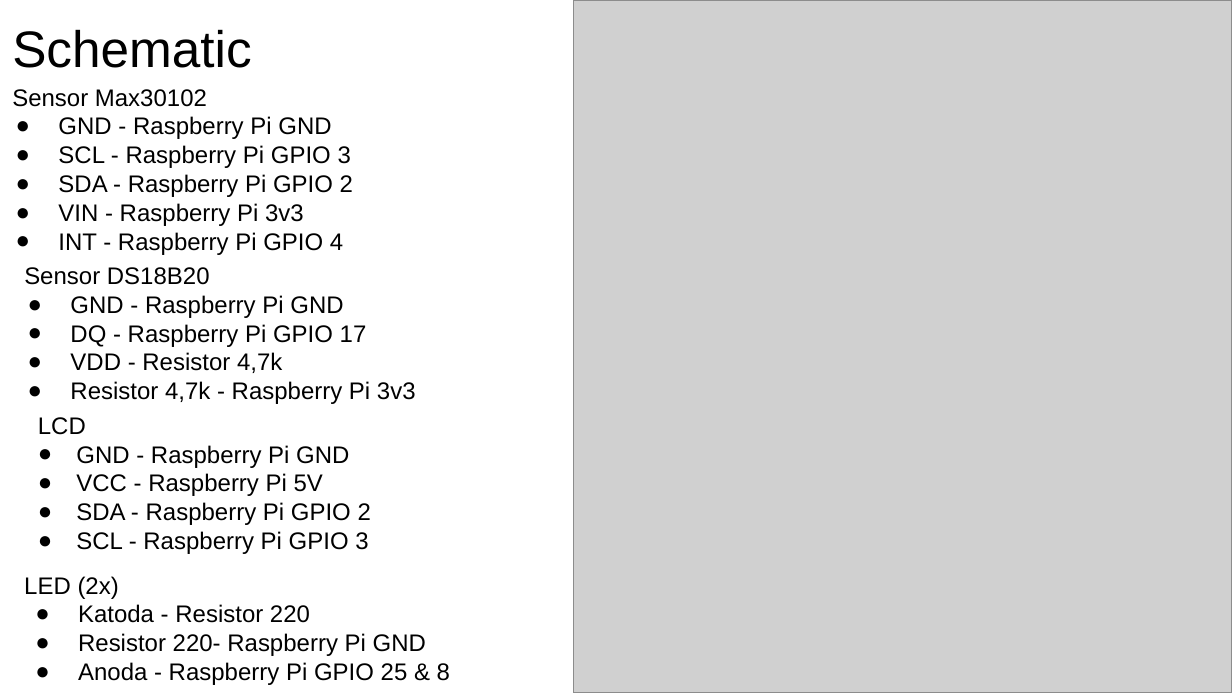
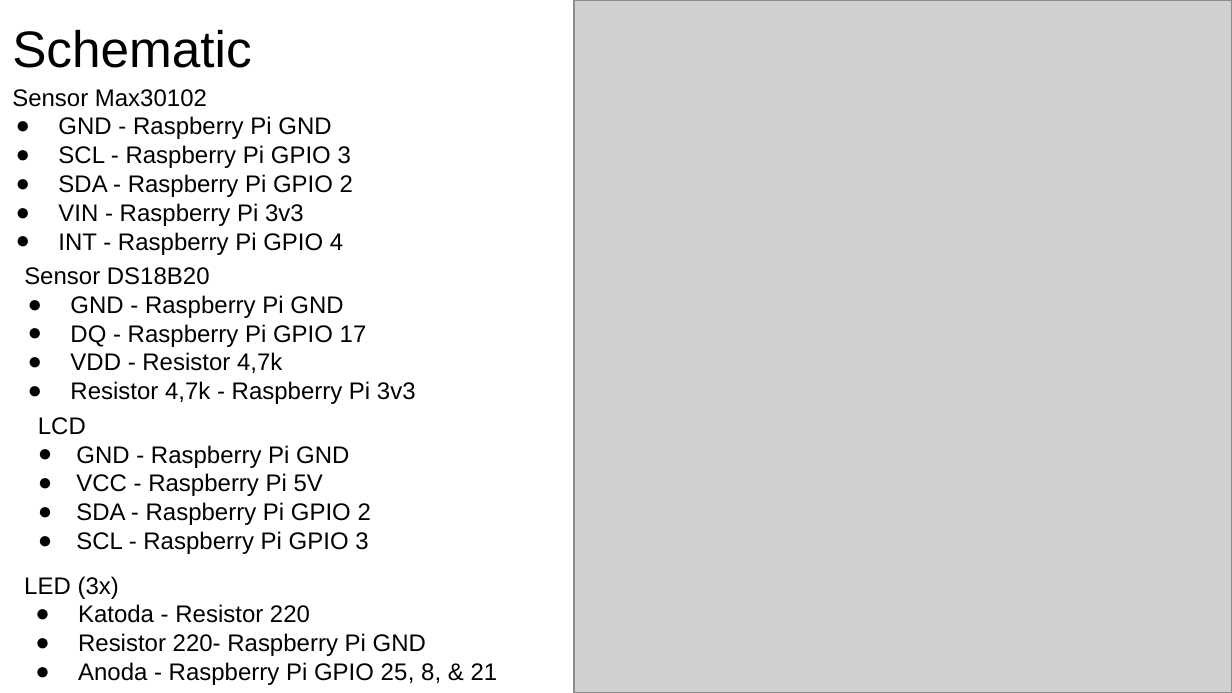
Before and after one commit to MuhammadNauvalDwiAfandi/DiagnosisByTouch, a slide deck: slide 3 of Design/Product Design - Kelompok 1 Pamekasan.pptx. Drawn at 1232x693 pixels with LibreOffice and Linux fonts; fonts in the diff are those of the drawing; grey boxes stand for pictures. Boxes give left, top, right and bottom in pixels: in the first picture for what was removed or moved away, otherwise in the second. Text is boxed around its words. In the diff, an @@ line names an element or a change of style, - is before the commit and + after.

```diff
--- a/Design/Product Design - Kelompok 1 Pamekasan.pptx
+++ b/Design/Product Design - Kelompok 1 Pamekasan.pptx
@@ text at bbox=[24, 576, 119, 599]: text changed @@
-LED (2x)
+LED (3x)
@@ text at bbox=[78, 662, 498, 685]: text changed @@
-● Anoda - Raspberry Pi GPIO 25 & 8
+● Anoda - Raspberry Pi GPIO 25, 8, & 21
```
Also in this commit, not shown: 2 other slides changed, 1 slide added, 1 slide removed, 6 other files.
